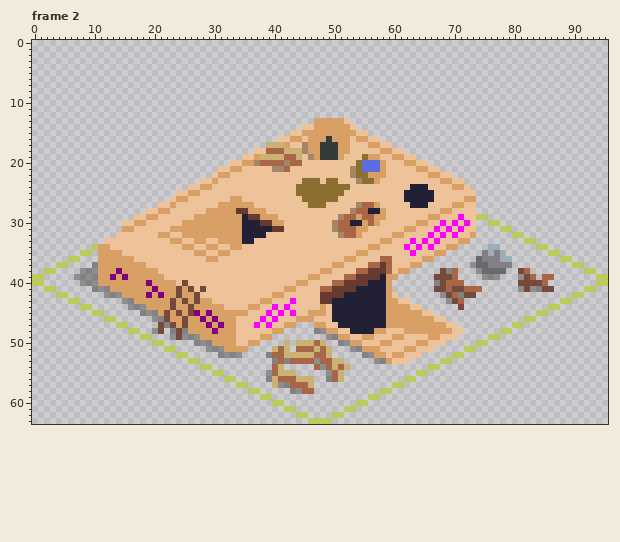
Pixel-art file -- Pixel Art/Buildings/Storage Camp.ase. Above is the file before it was changed.
96x64 pixels, 2 frames. Shown: frame 2. The commit also changed other frames, which this record leaves out.
The same view after the edit:
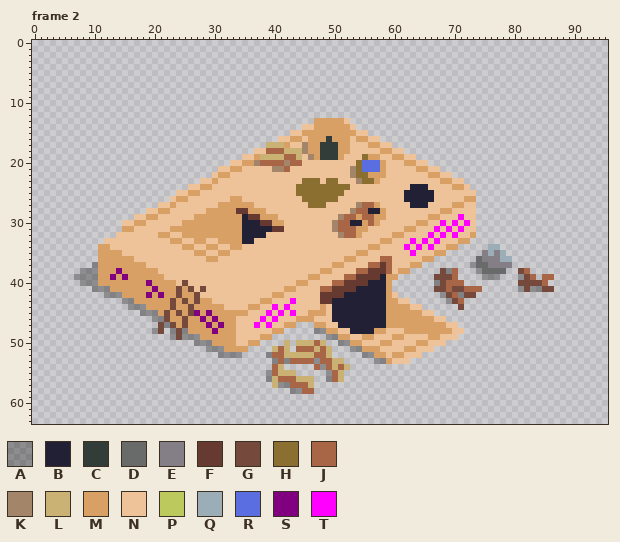
Palette (. is transparent): A #00000050  B #222034  C #323c39  D #696a6a  E #847e87  F #663931  G #75493b  H #8a6f30  J #a86647  K #a3866a  L #c9b273  M #d9a066  N #eec39a  P #bbc95d  Q #9badb7  R #5b6ee1  S #800080  T #ff00ff
Difference:
layer "Tiles outline" now hidden
--- frame 2
@@ x 0..95 @@
 28 ...................NNMMNNNNNNMMMMMFFMMMNNNNNNNNNNNNNNKJJBBMNNNNNNNNNMMNNNN......................
-29 .................NNMMNNNNNNMMMMMMMMBFFMMMNNNNNNNNNNKJJMJJMMNNNNNNNMMNNNTNNPP....................
-30 ...............NNMMNNNNNNMMMMMMMMMMBBBFFMMNNNNNNNNKJJBBMJMNNNNNNMMNNTNTNTN..PP..................
-31 ...............MMNNNNNNMMMMMMMMMMMMBBBBBFFNNNNNNNNKJJJMMNNNNNNMMNNNTNTNTNN....PP................
-32 ..............NNNNNNNMMNNMMMMMMMMMMBBBBNNNNNNNNNNNNKJJMNNNNNMMNNNNTNTNTNNM......PP..............
-33 ............NNNNNNNNNNNMMNNMMNNMMMMBBNNNNNNNNNNNNNNNNNNNNNMMNNNTNTNTNNNMM.........PP............
-34 ..........PMMNNNNNNNNNNNNMMNNMMNNMMNNNNNNNNNNNNNNNNNNNNNMMNNNNTNTNTNNMM.....QQ......PP..........
-35 ........PP.MMMMNNNNNNNNNNNNMMNNMMNNNNNNNNNNNNNNNNNNNNNMMNNNNNNNTNNNMM......EQEQ.......PP........
-36 ......PP...MMMMMMNNNNNNNNNNNNMMNNNNNNNNNNNNNNNNNNNNNMMNNNNJJNNNNNMM.......DEEEQQ........PP......
-37 ....PP....AMMMMMMMMNNNNNNNNNNNNNNNNNNNNNNNNNNNNNNNMMNNNNJJFJNNNMM........ADDEEEE..........PP....
-38 ..PP....AAAMMMSMMMMMMNNNNNNNNNNNNNNNNNNNNNNNNNNNMMNNNNJJFFFJNMM.....GAJ...ADDDD..GJ.........PP..
-39 PP.....AAAAMMSMSMMMMMMNNNNNNNNNNNNNNNNNNNNNNNNMMNNNNJJFFFFBMM......GGGJ....AAA...AGJ.JJ.......PP
-40 PP......AAAMMMMMMMMSMMMMNGNNNNNNNNNNNNNNNNNNMMNNNNJJFFFFBBBM.......AGJJJ.........GGGGJ........PP
-41 ..PP......AAAMMMMMMMSMMMGMGNGNNNNNNNNNNNNNMMNNNNJJFFFFBBBBBM.......GGJGGJJJ......AGAAGG.....PP..
-42 ....PP......AAAMMMMSMSMMGMMGNNNNNNNNNNNNMMNNNNNNFFFFBBBBBBBMN.......AGJAGG................PP....
-43 ......PP.......AAMMMMMMGMGMGMMNNNNNNNNMMNNNTNNNNFFBBBBBBBBBMMNN......AGJ................PP......
-44 ........PP......AAAMMMMGMMGMMMMMNNNNMMNNTNTNNNNNMNBBBBBBBBBMMMMNN......G..............PP........
-45 ..........PP......AAAMGMGMGSMSMMMMMMNNNTNTNTNNMMMNBBBBBBBBBMMMMMMNN.................PP..........
-46 ............PP......AAGMMGMMSMSMMMNNNNTNTNNNMMMNNNBBBBBBBBBMMMMMMMMNN.............PP............
-47 ..............PP.....GAGMGMMMSMSMMNNNTNTNNMM...MMNNBBBBBBBBMMMMMMMMMMNN.........PP..............
-48 ................PP..AG.AGAMMMMSMMMNNNNNNMM.....AAMMNNBBBBMMNNNMMMMMMMMNN......PP................
-49 ..................PP...AGAAAMMMMMMNNNNMM.........AAMMNNMMNNNMMNNNNMMNNN.....PP..................
-50 ....................PP.....AAAMMMMNNMM....L.LLLJL..AAMMNNNMMNNNNMMNNN.....PP....................
-51 ......................PP.....AAAMMMM....LJL.JJJLJL...AAMMMNNNNMMNNN.....PP......................
-52 ........................PP.....AAAA....AJJLLLLLJJL.....AAMMNMMNNN.....PP........................
-53 ..........................PP............AJAJJJJAJJLL.....AAMNNN.....PP..........................
-54 ............................PP..........JL.....JAJLJL.............PP............................
-55 ..............................PP.......AJLLL.....AJL............PP..............................
-56 ................................PP.....ALJJJLLL..AJL..........PP................................
-57 ..................................PP....LAAJJJL.............PP..................................
-58 ....................................PP.....AAJJ...........PP....................................
-59 ......................................PP................PP......................................
-60 ........................................PP............PP........................................
-61 ..........................................PP........PP..........................................
-62 ............................................PP....PP............................................
-63 ..............................................PPPP..............................................
+29 .................NNMMNNNNNNMMMMMMMMBFFMMMNNNNNNNNNNKJJMJJMMNNNNNNNMMNNNTNN......................
+30 ...............NNMMNNNNNNMMMMMMMMMMBBBFFMMNNNNNNNNKJJBBMJMNNNNNNMMNNTNTNTN......................
+31 ...............MMNNNNNNMMMMMMMMMMMMBBBBBFFNNNNNNNNKJJJMMNNNNNNMMNNNTNTNTNN......................
+32 ..............NNNNNNNMMNNMMMMMMMMMMBBBBNNNNNNNNNNNNKJJMNNNNNMMNNNNTNTNTNNM......................
+33 ............NNNNNNNNNNNMMNNMMNNMMMMBBNNNNNNNNNNNNNNNNNNNNNMMNNNTNTNTNNNMM.......................
+34 ...........MMNNNNNNNNNNNNMMNNMMNNMMNNNNNNNNNNNNNNNNNNNNNMMNNNNTNTNTNNMM.....QQ..................
+35 ...........MMMMNNNNNNNNNNNNMMNNMMNNNNNNNNNNNNNNNNNNNNNMMNNNNNNNTNNNMM......EQEQ.................
+36 ...........MMMMMMNNNNNNNNNNNNMMNNNNNNNNNNNNNNNNNNNNNMMNNNNJJNNNNNMM.......DEEEQQ................
+37 ..........AMMMMMMMMNNNNNNNNNNNNNNNNNNNNNNNNNNNNNNNMMNNNNJJFJNNNMM........ADDEEEE................
+38 ........AAAMMMSMMMMMMNNNNNNNNNNNNNNNNNNNNNNNNNNNMMNNNNJJFFFJNMM.....GAJ...ADDDD..GJ.............
+39 .......AAAAMMSMSMMMMMMNNNNNNNNNNNNNNNNNNNNNNNNMMNNNNJJFFFFBMM......GGGJ....AAA...AGJ.JJ.........
+40 ........AAAMMMMMMMMSMMMMNGNNNNNNNNNNNNNNNNNNMMNNNNJJFFFFBBBM.......AGJJJ.........GGGGJ..........
+41 ..........AAAMMMMMMMSMMMGMGNGNNNNNNNNNNNNNMMNNNNJJFFFFBBBBBM.......GGJGGJJJ......AGAAGG.........
+42 ............AAAMMMMSMSMMGMMGNNNNNNNNNNNNMMNNNNNNFFFFBBBBBBBMN.......AGJAGG......................
+43 ...............AAMMMMMMGMGMGMMNNNNNNNNMMNNNTNNNNFFBBBBBBBBBMMNN......AGJ........................
+44 ................AAAMMMMGMMGMMMMMNNNNMMNNTNTNNNNNMNBBBBBBBBBMMMMNN......G........................
+45 ..................AAAMGMGMGSMSMMMMMMNNNTNTNTNNMMMNBBBBBBBBBMMMMMMNN.............................
+46 ....................AAGMMGMMSMSMMMNNNNTNTNNNMMMNNNBBBBBBBBBMMMMMMMMNN...........................
+47 .....................GAGMGMMMSMSMMNNNTNTNNMM...MMNNBBBBBBBBMMMMMMMMMMNN.........................
+48 ....................AG.AGAMMMMSMMMNNNNNNMM.....AAMMNNBBBBMMNNNMMMMMMMMNN........................
+49 .......................AGAAAMMMMMMNNNNMM.........AAMMNNMMNNNMMNNNNMMNNN.........................
+50 ...........................AAAMMMMNNMM....L.LLLJL..AAMMNNNMMNNNNMMNNN...........................
+51 .............................AAAMMMM....LJL.JJJLJL...AAMMMNNNNMMNNN.............................
+52 ...............................AAAA....AJJLLLLLJJL.....AAMMNMMNNN...............................
+53 ........................................AJAJJJJAJJLL.....AAMNNN.................................
+54 ........................................JL.....JAJLJL...........................................
+55 .......................................AJLLL.....AJL............................................
+56 .......................................ALJJJLLL..AJL............................................
+57 ........................................LAAJJJL.................................................
+58 ...........................................AAJJ.................................................
+59 ................................................................................................
+60 ................................................................................................
+61 ................................................................................................
+62 ................................................................................................
+63 ................................................................................................
Where, in picture pixels (left, top, right, bottom), the same in both pictures:
erased: (32, 214, 608, 424)
